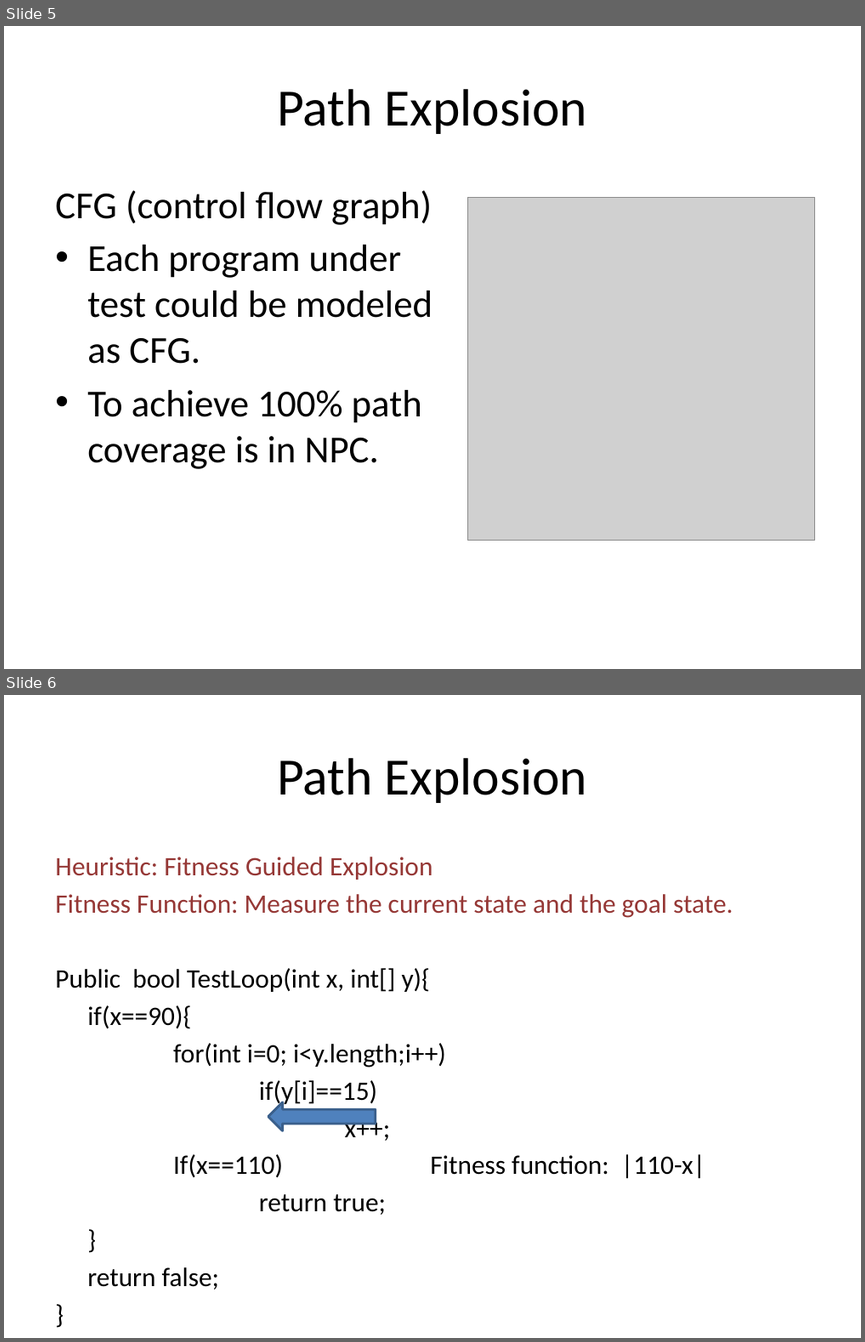
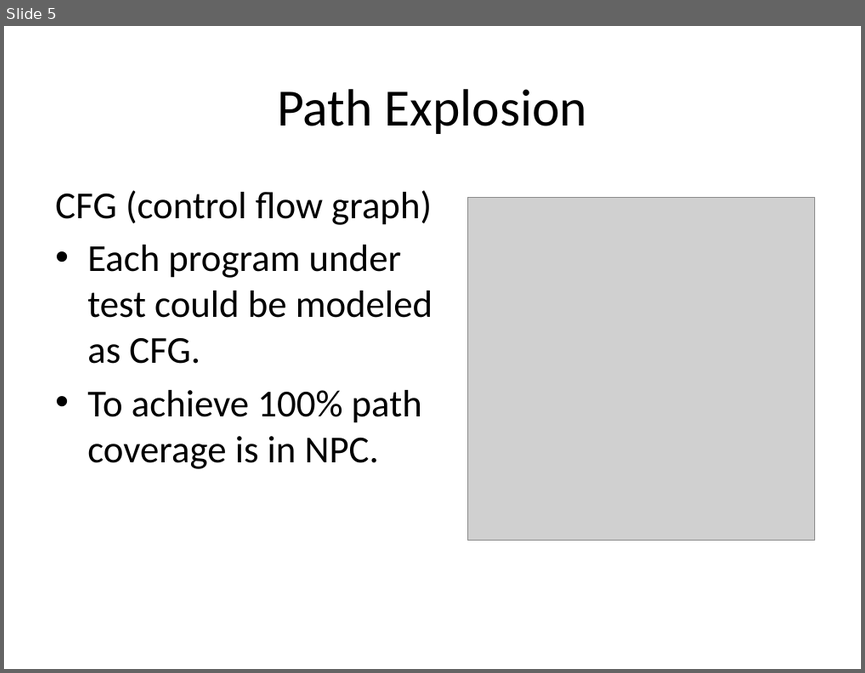
Before and after one commit to mentaman/cspat, a slide deck: Course/707 Theory of Computation/Fitness Guided Path Exploration in Automated Test Generation.pptx. Shown one above the other, each under a label of ours: slides 5 and 6 before the commit, slide 5 after it. The pictures are 865x1342 and 865x673 pixels, drawn with LibreOffice and Linux fonts; fonts in the diff are those of the drawing; grey boxes stand for pictures; background and template pictures are left out. Boxes give left, top, right and bottom in pixels: in the first picture for what was removed or moved away, otherwise in the second. Text is boxed around its words. In the diff, an @@ line names an element or a change of style, - is before the commit and + after.

```diff
--- a/Course/707 Theory of Computation/Fitness Guided Path Exploration in Automated Test Generation.pptx
+++ b/Course/707 Theory of Computation/Fitness Guided Path Exploration in Automated Test Generation.pptx
@@ slide 6 removed at box(4, 695, 861, 1338), background picture (left out) @@
@@ title removed at box(277, 758, 588, 803) @@
-Path Explosion
@@ text removed at box(55, 857, 733, 1214) @@
-Heuristic: Fitness Guided Explosion
-Fitness Function: Measure the current state and the goal state.
-Public bool TestLoop(int x, int[] y){
-if(x==90){
-for(int i=0; i<y.length;i++)
-if(y[i]==15)
-x++;
-If(x==110) Fitness function: |110-x|
-return true;
-}
-return false;
-}
@@ left arrow removed at box(268, 1102, 375, 1130) @@
```
Also in this commit, not shown: 4 slides changed, 3 slides added, 4 other slides removed.
